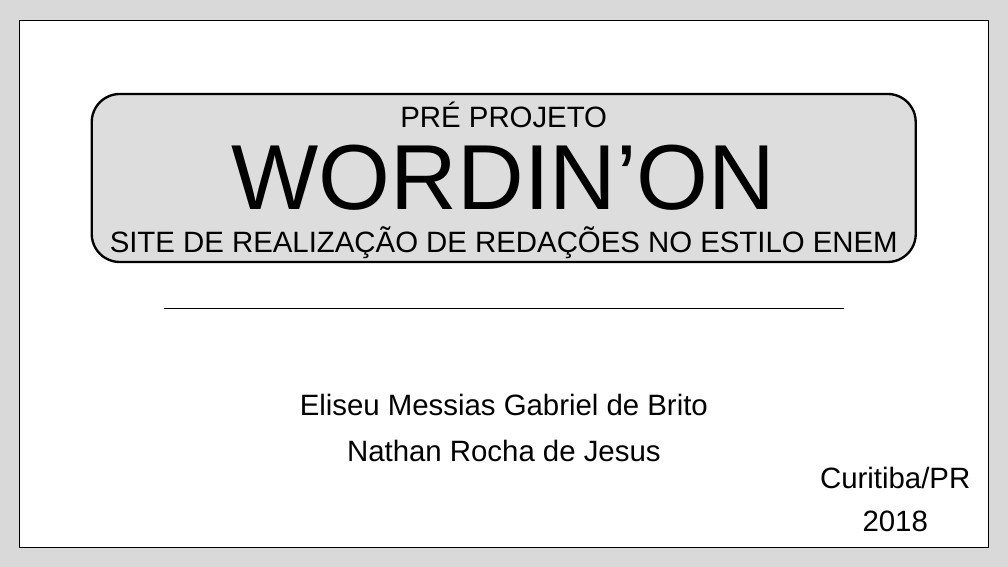
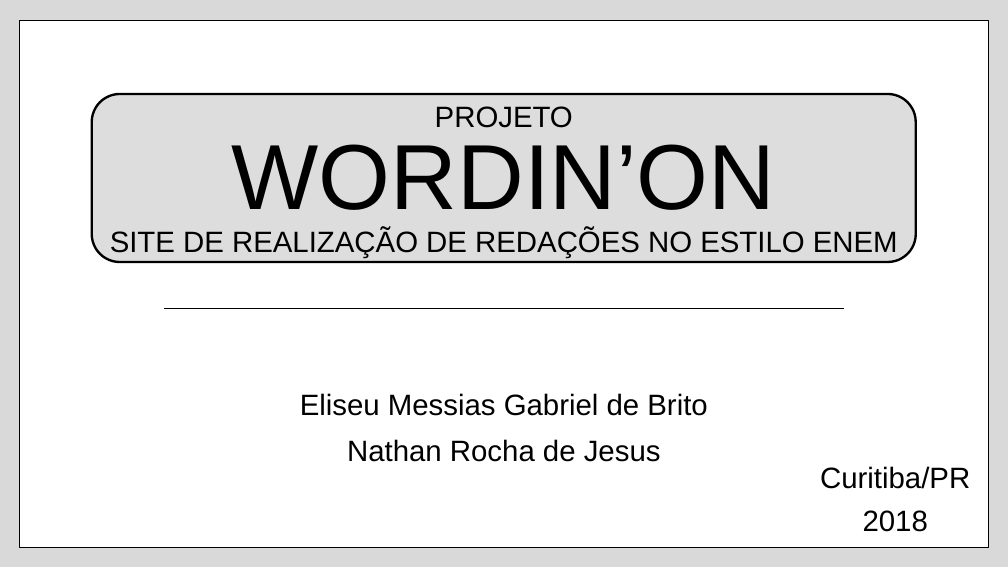
Before and after one commit to n4th4nrjesus/WordinOn, a slide deck: slide 1 of Apresentação Wordin'On.pptx. Drawn at 1008x567 pixels with LibreOffice and Linux fonts; fonts in the diff are those of the drawing. Boxes give left, top, right and bottom in pixels: in the first picture for what was removed or moved away, otherwise in the second. Text is boxed around its words. In the diff, an @@ line names an element or a change of style, - is before the commit and + after.

Commit message:
Apresentação sem formatação pronta

```diff
--- a/Apresentação Wordin'On.pptx
+++ b/Apresentação Wordin'On.pptx
@@ title at [110, 106, 898, 258]: text changed @@
-PRÉ PROJETO
-WORDIN’ON
-SITE DE REALIZAÇÃO DE REDAÇÕES NO ESTILO ENEM
+PROJETO
+WORDIN’ON
+SITE DE REALIZAÇÃO DE REDAÇÕES NO ESTILO ENEM
```
Also in this commit, not shown: 1 other file.
